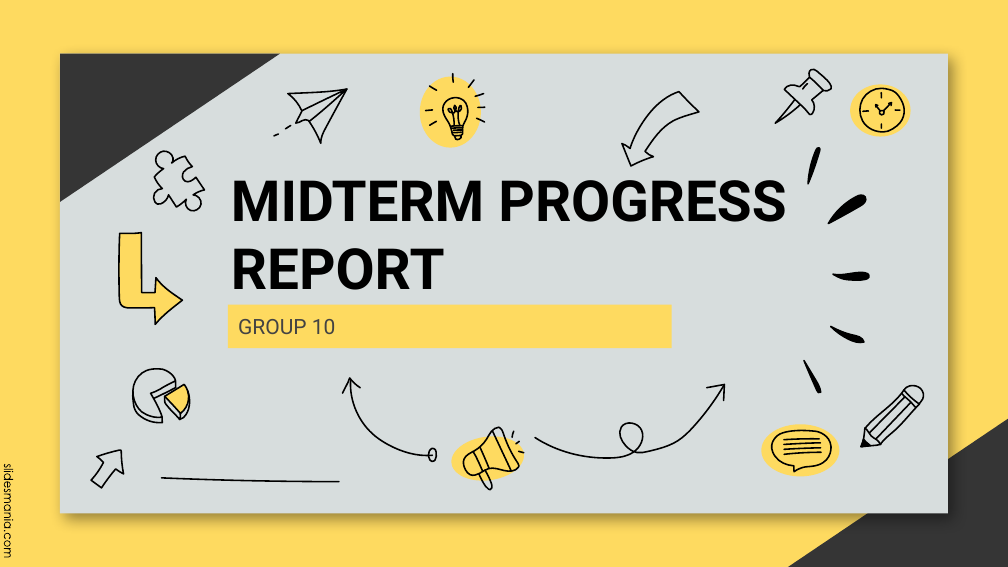
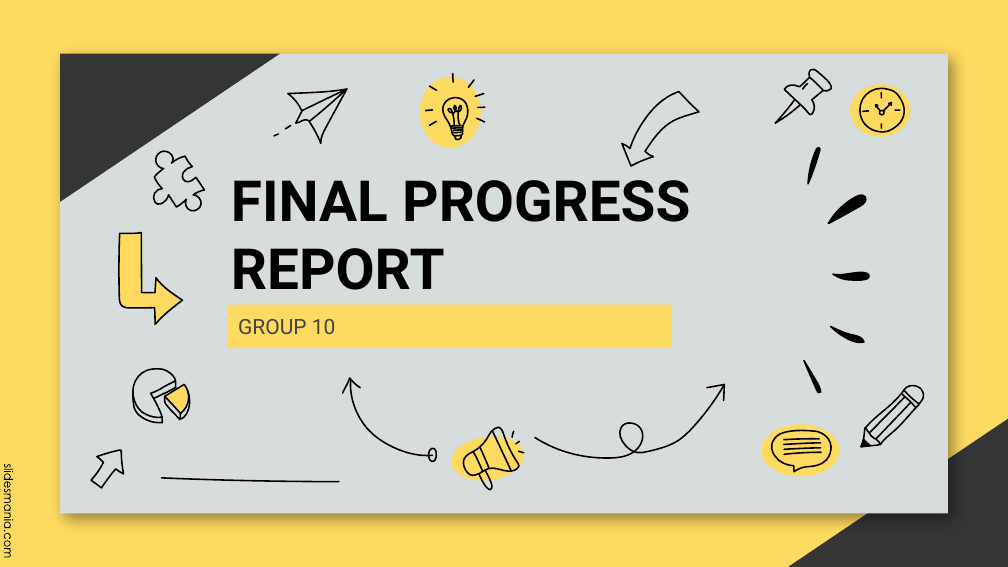
Before and after one commit to evmosss/Qt-DuoiHinhBatChu, a slide deck: slide 1 of report/report.pptx. Drawn at 1008x567 pixels with LibreOffice and Linux fonts; fonts in the diff are those of the drawing; background and template pictures are left out. Boxes give left, top, right and bottom in pixels: in the first picture for what was removed or moved away, otherwise in the second. Text is boxed around its words. In the diff, an @@ line names an element or a change of style, - is before the commit and + after.

Commit message:
update report

```diff
--- a/report/report.pptx
+++ b/report/report.pptx
@@ title at bbox=[231, 180, 690, 290]: text changed @@
-MIDTERM PROGRESS REPORT
+FINAL PROGRESS REPORT
```
